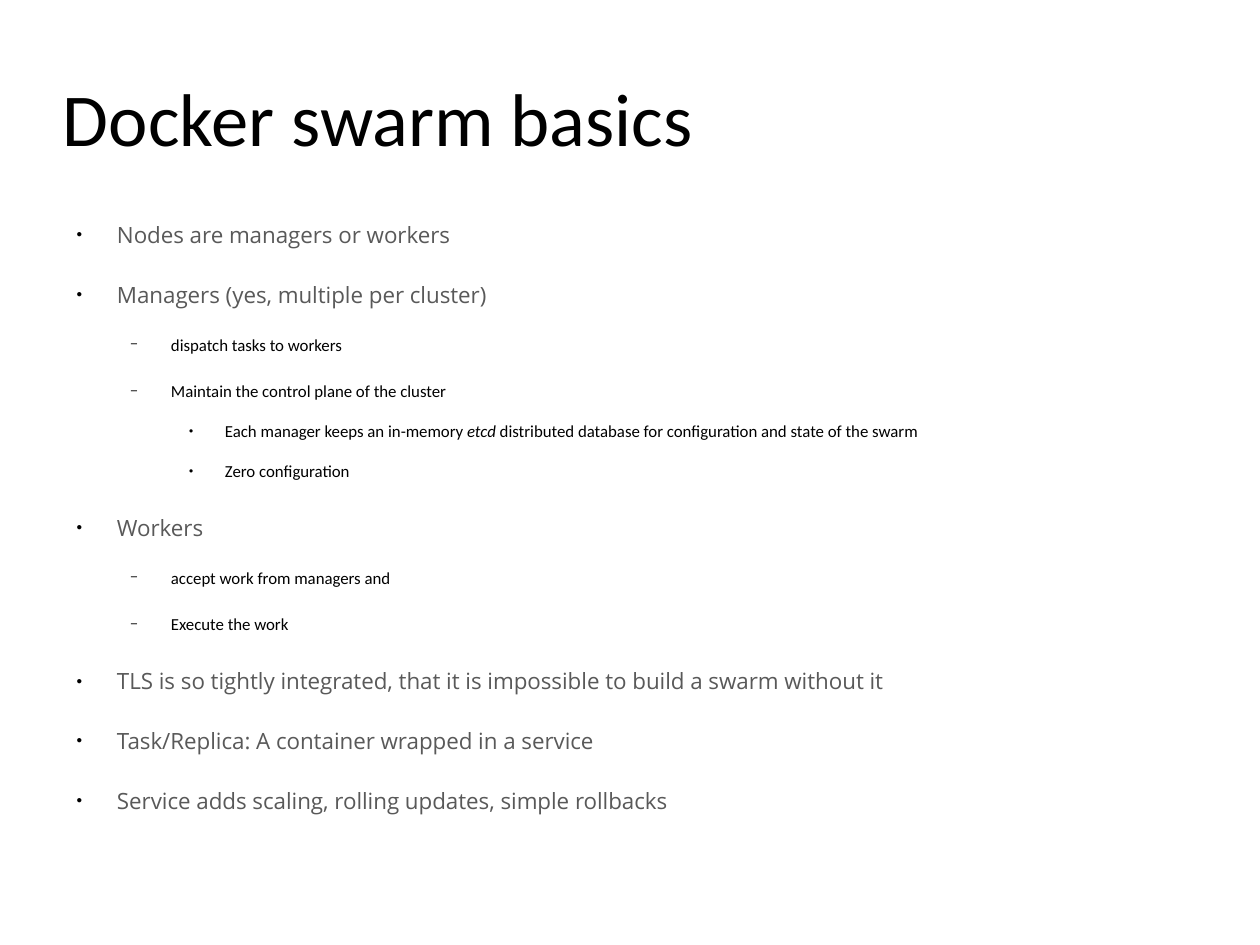
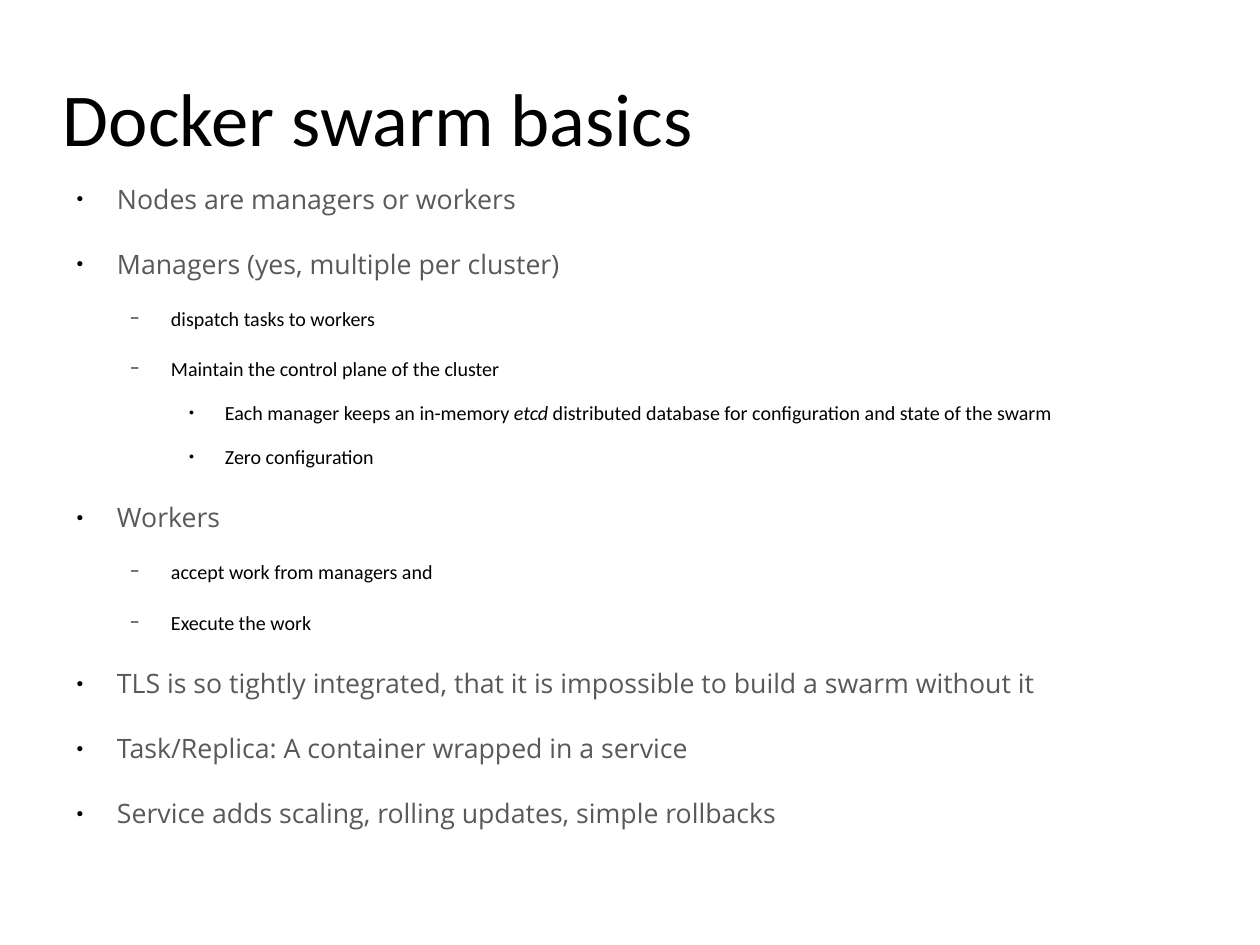
Before and after one commit to yeronimuz/gossip, a slide deck: slide 22 of presentation/docker_for_java_v1.0.odp. Drawn at 1260x945 pixels with LibreOffice and Linux fonts; fonts in the diff are those of the drawing; background and template pictures are left out. Boxes give left, top, right and bottom in pixels: in the first picture for what was removed or moved away, otherwise in the second. Text is boxed around its words. In the diff, an @@ line names an element or a change of style, - is before the commit and + after.

```diff
--- a/presentation/docker_for_java_v1.0.odp
+++ b/presentation/docker_for_java_v1.0.odp
@@ text "Nodes are managers or workers" moved from (x1=117, y1=226, x2=918, y2=754) to (x1=117, y1=188, x2=1051, y2=830) @@
@@ text "Nodes are managers or workers" at (x1=117, y1=188, x2=1051, y2=830): size 14.1 to 16.8 pt in "Nodes are managers or workers", "Managers (yes, multiple per cluster)", "Workers", "TLS is so tightly integrated, that it ..." and 2 more places; size 10.6 to 12.6 pt in "dispatch tasks to workers", "Maintain the control plane of the cluster", "Each manager keeps an in-memory etcd distributed ...", "Zero configuration" and 2 more places @@
```
Also in this commit, not shown: 7 other slides changed, 2 slides added.
